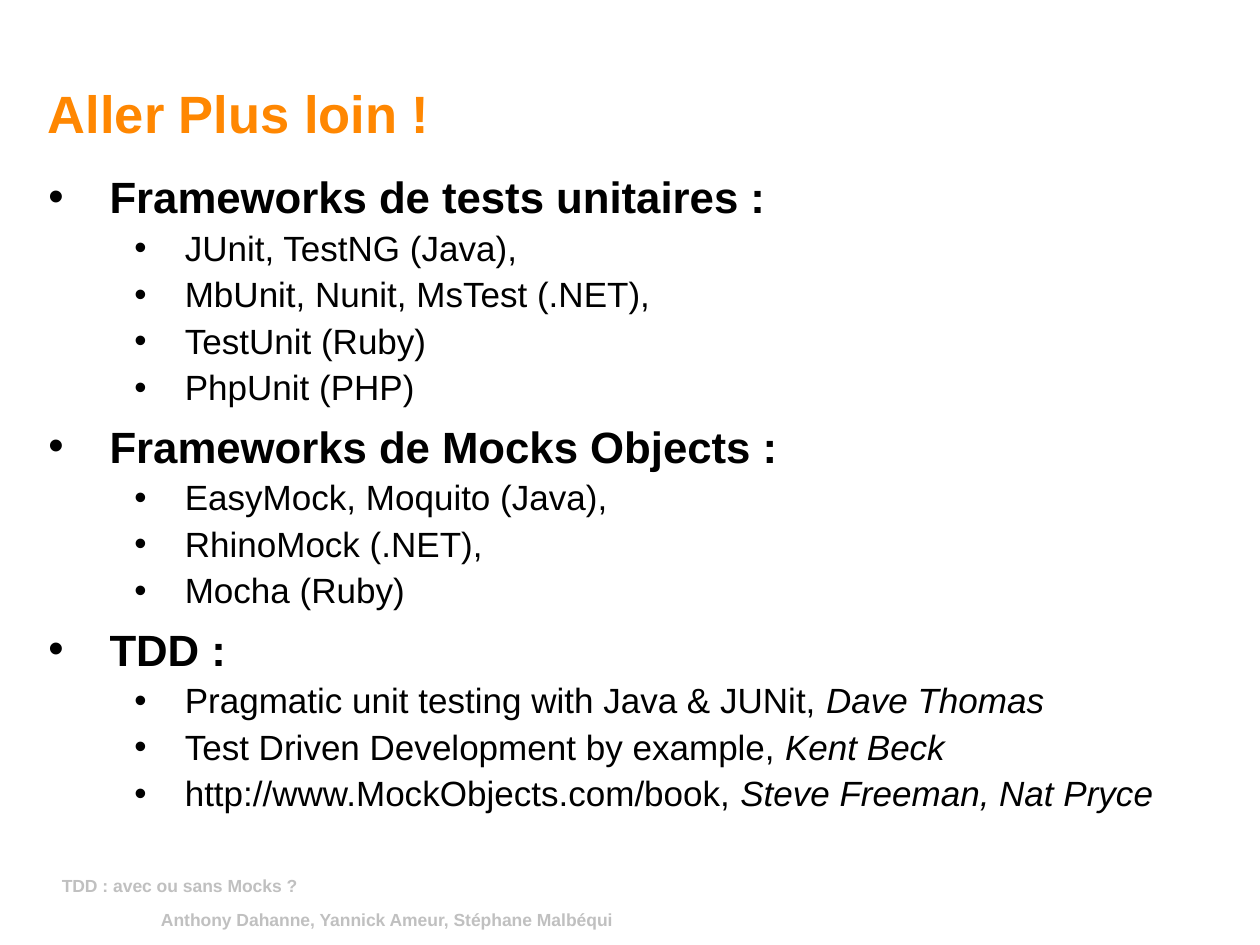
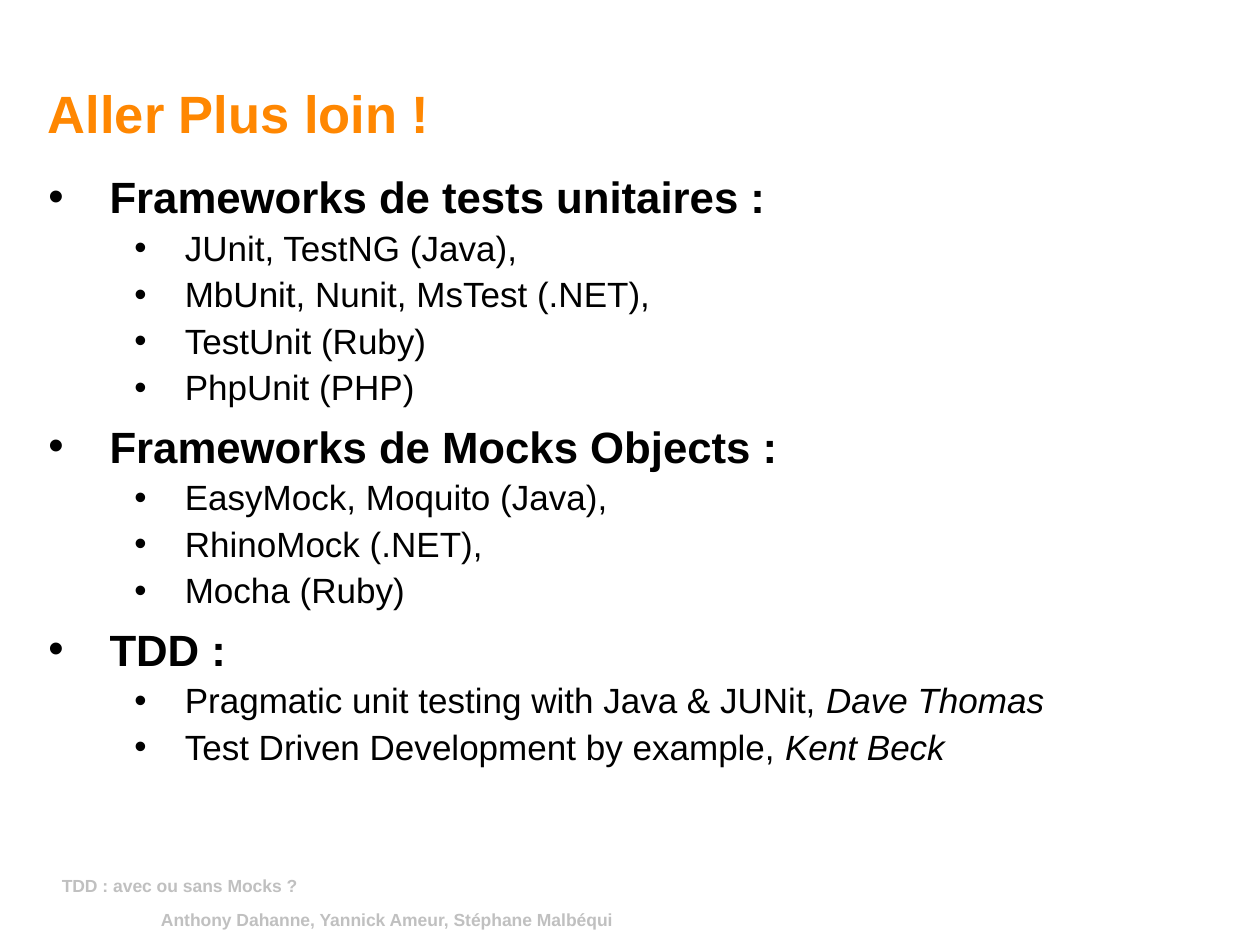
Before and after one commit to yannickameur/tddavecousansmock, a slide deck: slide 13 of tddavecousansmock/tdd_avec_ou_sans_mock.odp. Drawn at 1260x945 pixels with LibreOffice and Linux fonts; fonts in the diff are those of the drawing; background and template pictures are left out. Boxes give left, top, right and bottom in pixels: in the first picture for what was removed or moved away, otherwise in the second. Text is boxed around its words. In the diff, an @@ line names an element or a change of style, - is before the commit and + after.

```diff
--- a/tddavecousansmock/tdd_avec_ou_sans_mock.odp
+++ b/tddavecousansmock/tdd_avec_ou_sans_mock.odp
@@ text at [185, 780, 1153, 813]: paragraph removed @@
-  • http://www.MockObjects.com/book, Steve Freeman, Nat Pryce
```
Also in this commit, not shown: 1 slide added, 5 other files.
